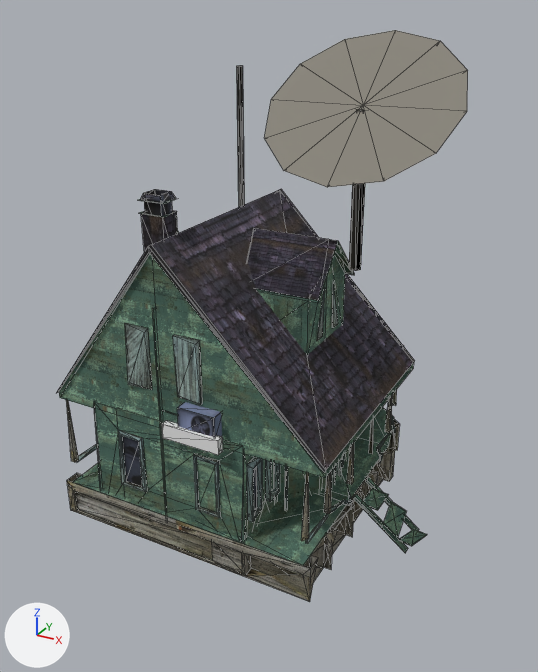
The glTF model assets/dist/dweller_building_lab/lod0.glb, before and after one commit.
The view is the same before and after, from a camera (50 mm lens) standing at (2.79, -5.39, 4.16) and looking at (-0.04, -0.25, 1.59). Every picture has the same lights, and +X, +Y and +Z are marked at lower left. The first picture is the older version. Mesh edges are drawn as thin lines. Vertices at exactly the same position are counted once.

Objects in the first picture: 'dweller_building_lab'.
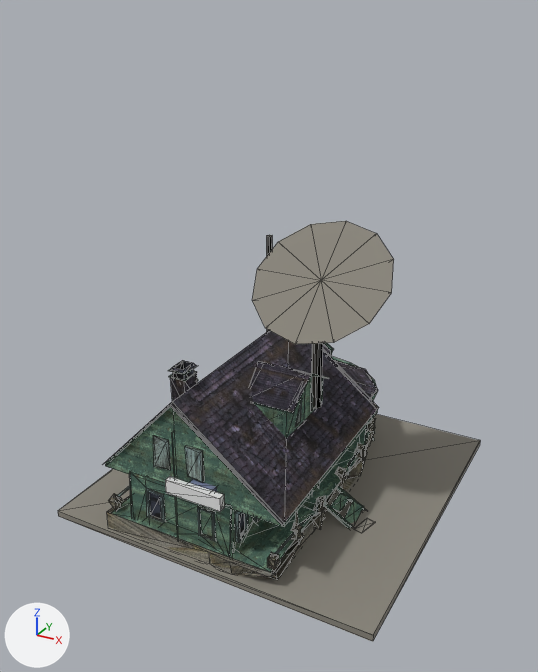
Pixel boxes (x1, y1, x2, y2) of what changed, in the pictures (538 x 672 px; the box of a moved part takes in the faces that stretch with it):
'dweller_building_lab', reshaped (26% shorter): before (57, 30, 468, 602); after (58, 221, 480, 642)
part 1 of me_dweller_building_lab, moved or reshaped: before (317, 287, 325, 341); after (295, 398, 302, 427)
part 2 of me_dweller_building_lab, moved or reshaped: before (125, 323, 152, 390); after (153, 436, 171, 470)
part 3 of me_dweller_building_lab, moved or reshaped: before (173, 335, 202, 405); after (185, 446, 204, 483)
part 4 of me_dweller_building_lab, moved or reshaped (mostly hidden): before (76, 444, 99, 462); after (118, 486, 130, 497)
part 5 of me_dweller_building_lab, moved or reshaped: before (391, 417, 396, 435); after (364, 426, 367, 449)
part 6 of me_dweller_building_lab, moved or reshaped: before (377, 433, 389, 463); after (347, 450, 359, 475)
part 7 of me_dweller_building_lab, moved or reshaped: before (306, 514, 328, 544); after (276, 532, 295, 554)
part 8 of me_dweller_building_lab, moved or reshaped: before (329, 488, 353, 514); after (299, 506, 318, 526)
part 9 of me_dweller_building_lab, added: after (58, 414, 480, 642)
part 10 of me_dweller_building_lab, added: after (311, 343, 323, 409)
part 11 of me_dweller_building_lab, added: after (267, 235, 272, 332)
part 12 of me_dweller_building_lab, rebuilt: before (94, 402, 350, 544); after (105, 330, 379, 527)
part 13 of me_dweller_building_lab, rebuilt (20% narrower, 22% shorter): before (67, 407, 399, 602); after (107, 427, 374, 579)
part 14 of me_dweller_building_lab, rebuilt: before (247, 228, 354, 355); after (252, 221, 394, 344)
part 15 of me_dweller_building_lab, deleted: before (66, 30, 468, 546)
part 16 of me_dweller_building_lab, cut back: before (57, 189, 419, 553); after (108, 343, 378, 570)

Diff of the bpy script that builds the scene:
```diff
--- a/assets/dist/dweller_building_lab/lod0.glb.py
+++ b/assets/dist/dweller_building_lab/lod0.glb.py
@@ me_dweller_building_lab @@
 # used by ob_dweller_building_lab; location = (0.0, 0.0, 0.0)
-me_dweller_building_lab.from_pydata(...)  # 1115 vertices, 1705 faces; spans x -1.5..1.5, y -1.53..1.5, z 0.0..4.01
+me_dweller_building_lab.from_pydata(...)  # 1168 vertices, 1774 faces; spans x -1.5..1.5, y -1.53..1.5, z 0.0..2.53
+# me_dweller_building_lab part 1: the loose piece of 5 vertices spanning x 0.57..0.58, y -0.58..-0.47, z 1.8..2.21 is scaled about the mesh origin by (0.693, 1, 0.546)
+# me_dweller_building_lab part 2: the loose piece of 7 vertices spanning x -0.63..-0.41, y -1.42..-1.4, z 1.5..2.01 is scaled about the mesh origin by (0.693, 1, 0.546)
+# me_dweller_building_lab part 3: the loose piece of 8 vertices spanning x -0.18..0.04, y -1.42..-1.4, z 1.5..2.01 is scaled about the mesh origin by (0.693, 1, 0.546)
+# me_dweller_building_lab part 4: the loose piece of 5 vertices spanning x -1.36..-1.34, y -1.35..-1.0, z 0.53..0.58 is moved by (0.41, 0.0, -0.25)
+# me_dweller_building_lab part 5: the loose piece of 8 vertices spanning x 0.69..0.93, y 0.42..0.87, z 0.53..0.58 is scaled about the mesh origin by (0.693, 1, 0.546)
+# me_dweller_building_lab part 6: the loose piece of 10 vertices spanning x 0.88..0.96, y -0.03..0.35, z 0.49..0.58 is scaled about the mesh origin by (0.693, 1, 0.546)
+# me_dweller_building_lab part 7: the loose piece of 7 vertices spanning x 0.88..0.9, y -1.35..-1.0, z 0.53..0.58 is moved by (-0.27, 0.0, -0.25)
+# me_dweller_building_lab part 8: the loose piece of 11 vertices spanning x 0.88..0.98, y -0.95..-0.58, z 0.46..0.58 is scaled about the mesh origin by (0.693, 1, 0.546)
+# me_dweller_building_lab part 9: a new loose piece, a box spanning x -1.5..1.5, y -1.5..1.5, z 0.0..0.06, in mat_metal (grey #8a867c)
+# me_dweller_building_lab part 10: a new loose piece, a 6-sided cylinder along z spanning x 0.35..0.45, y -0.243..-0.157, z 1.0..2.0, in mat_metal (grey #8a867c)
+# me_dweller_building_lab part 11: a new loose piece, a 6-sided cylinder along z spanning x -0.53..-0.47, y 0.574..0.626, z 1.0..2.2, in mat_metal (grey #8a867c)
+# me_dweller_building_lab part 12: the loose piece of 193 vertices spanning x -1.09..0.69, y -1.43..0.82, z 0.18..1.25 is rebuilt with 27 vertices and now spans x -0.99..0.72, y -1.44..0.59, z 0.64..1.45
+# me_dweller_building_lab part 13: the loose piece of 186 vertices spanning x -1.43..0.97, y -1.46..1.48, z 0.08..0.4 is rebuilt with 92 vertices and now spans x -0.99..0.67, y -1.46..1.48, z 0.04..0.22
+# me_dweller_building_lab part 14: the loose piece of 27 vertices spanning x -0.11..0.63, y -0.72..-0.01, z 1.69..2.56 is rebuilt with 27 vertices and now spans x -0.2..1.0, y -0.62..0.3, z 1.76..2.53, in mat_metal (grey #8a867c)
+# me_dweller_building_lab part 15: 59 loose pieces with 432 vertices, spanning x -1.38..1.5, y -1.53..1.49, z 0.07..4.01, are deleted
+# me_dweller_building_lab part 16: 109 vertices removed from x -1.5..1.4, y -1.44..1.5, z 0.0..2.66; 810 vertices added at x -1.04..1.04, y -1.53..1.5, z 0.0..1.61
+# other edits to the shape of me_dweller_building_lab do not show in these pictures
 me_dweller_building_lab.materials.append(mat_frame_wood)
```
